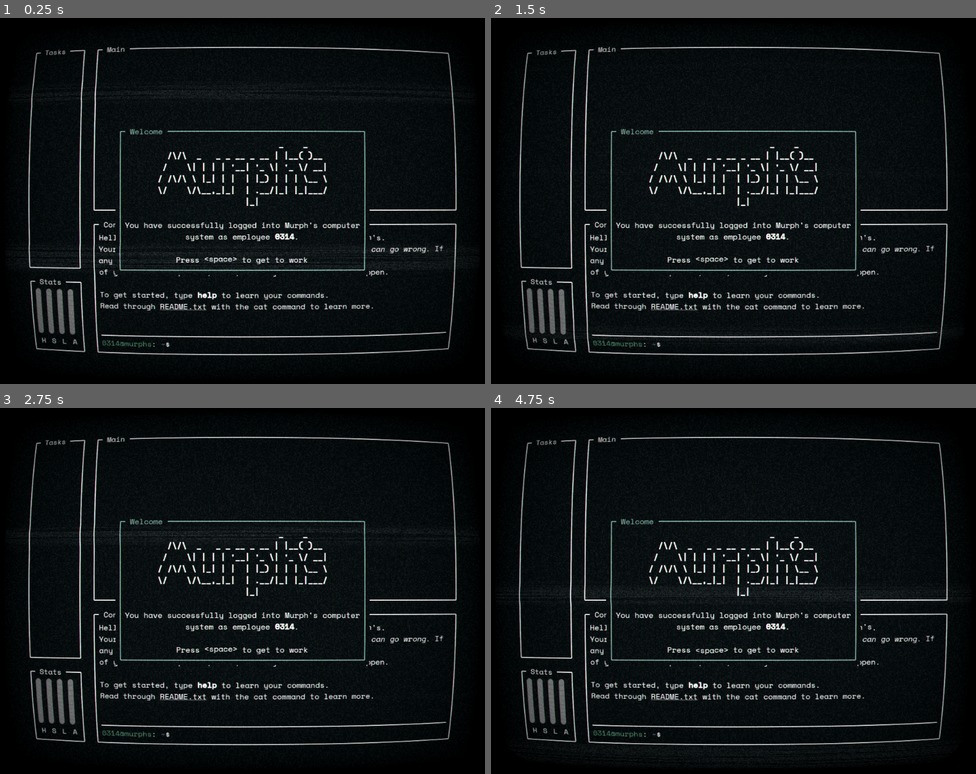
Above: before the commit, frames 1-4 (two rows, left to right).
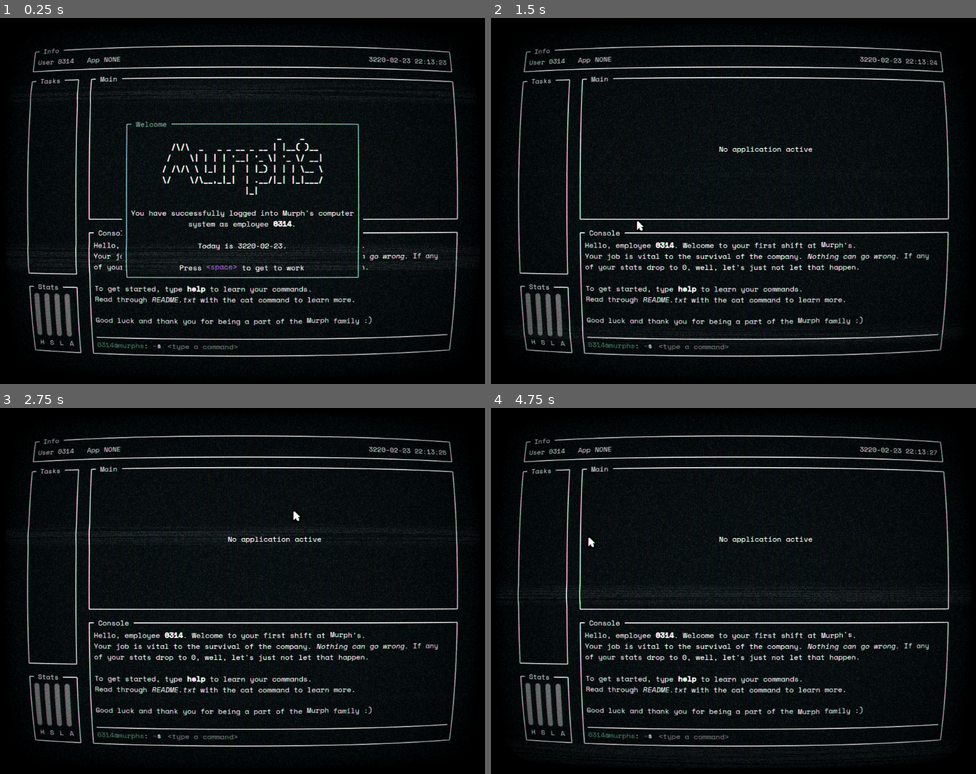
Above: after the commit, the same moments.

Repository: Quantumplatr/murphs
Game: Godot game, scene res://scenes/terminal/terminal.tscn
Two runs of this game, one before a commit and one after it. Both use one fixed random seed, a clock stepped at 60 frames per second and the inputs below.
Inputs (mouse positions are in pixels of both pictures, inside the frame that each line leads up to):
- Up to frame 1 (0.25 s): no input
- Up to frame 2 (1.5 s): tap Enter (ui_accept) at 0.5, 0.6, 0.77, 1.07, 1.35 s; move the mouse to (840, 182) at 0.52 s; hold Up (ui_up) 0.53-1.28 s; click (840, 182) at 0.67 s; move the mouse to (636, 219) at 1.27 s; hold Down (ui_down) from 1.28 s (still down); click (636, 219) at 1.42 s
- Up to frame 3 (2.75 s): tap Enter (ui_accept) at 1.52, 1.82, 2.1 s; move the mouse to (291, 510) at 2.02 s; release Down (ui_down) at 2.03 s; hold Up (ui_up) from 2.03 s (still down); click (291, 510) at 2.17 s
- Up to frame 4 (4.75 s): move the mouse to (709, 664) at 2.77 s; tap Enter (ui_accept) at 2.85, 3.02, 3.32, 3.6, 3.77, 4.07, 4.35, 4.52 s; click (709, 664) at 2.92 s; move the mouse to (879, 645) at 3.52 s; release Up (ui_up) at 3.53 s; hold Down (ui_down) from 3.53 s (still down); click (879, 645) at 3.67 s; move the mouse to (588, 536) at 4.27 s; click (588, 536) at 4.42 s

The runs differ from the first frame. In frame 1, 14% of the frame differs, in the area x 5-95%, y 7-93%; in frame 2, 13%; in frame 3, 13%; in frame 4, 13%.

Commit message:
feat: cursor; styling; start of the puzzle

Diff:
--- /dev/null
+++ b/autoloads/applications.gd
@@ -0,0 +1,3 @@
+extends Node
+
+enum APPS { SETTINGS }
--- a/autoloads/constants.gd
+++ b/autoloads/constants.gd
@@ -1,3 +1,14 @@
 extends Node
 
 @export var MAIN_BG_COLOR: Color = Color(0.038, 0.076, 0.086)
+
+@export var ERROR_COLOR: Color = Color.LIGHT_CORAL
+
+@export var HELP_COLOR: Color = Color.PURPLE
+@export var DIR_COLOR: Color = Color.STEEL_BLUE
+@export var USER_COLOR: Color = Color.MEDIUM_SEA_GREEN
+
+@export var PRINT_TIME: float = 0.03
+
+@export var ENCRYPTED_COLOR := Color.GOLDENROD
+@export var DECRYPTED_COLOR := Color.LIGHT_CORAL
--- /dev/null
+++ b/autoloads/encryption.gd
@@ -0,0 +1,35 @@
+extends Node
+
+enum Levels { BASIC, ADMIN, VULGAR }
+const Passwords = {
+	"BRKYZGMJM": Levels.BASIC,
+	"n0thingC@nG0Wr0ng!": Levels.ADMIN,
+	"cuss": Levels.VULGAR,
+}
+const labels = {
+	Levels.BASIC: "Basic",
+	Levels.ADMIN: "Admin",
+	Levels.VULGAR: "Vulgar",
+}
+
+var unlocked := {
+	Levels.BASIC: false,
+	Levels.ADMIN: false,
+	Levels.VULGAR: false,
+}
+
+func unlock(input: String) -> String:
+	# Check if correct
+	if input not in Encryption.Passwords.keys():
+		return "Invalid password.\nUsage: sudo [PASSWORD]\nExample: sudo good_password\n"
+
+	# Get priviledge level
+	var level: Levels = Passwords[input]
+	var label: String = labels[level]
+
+	# Check if already unlocked
+	if unlocked[level]:
+		return "[b]%s[/b] encryption is [i]already[/i] decrypted.\n" % [label]
+	else:
+		unlocked[level] = true
+		return "[b]%s[/b] encryption has been decrypted.\n" % [label]
--- a/effects/text/rich_text_encrypted.gd
+++ b/effects/text/rich_text_encrypted.gd
@@ -19,11 +19,16 @@
 	return TextServerManager.get_primary_interface()
 
 func _process_custom_fx(char_fx: CharFXTransform):
-	var decrypted = false
+	var level = char_fx.env.get("level", Encryption.Levels.BASIC)
+	var speed = char_fx.env.get("speed", 10)
+
+	# Check decryption
+	var decrypted = Encryption.unlocked[level as Encryption.Levels]
+	char_fx.color = Constants.ENCRYPTED_COLOR if decrypted else Constants.DECRYPTED_COLOR
 	if decrypted:
-		char_fx.color = Color.GREEN
 		return true
-	var speed = char_fx.env.get("speed", 10)
+
+	# Randomize character
 	var seed: int = floor(char_fx.elapsed_time * speed) # Get seed based on time
 	var rand: int = int(hash(seed * (char_fx.relative_index + 1))) # Use relative index to get random
 	var index: int = abs(rand % len(ENCRYPTION_CHARS)) # Turn into valid index
--- a/project.godot
+++ b/project.godot
@@ -18,11 +18,12 @@
 [autoload]
 
 Constants="*res://autoloads/constants.tscn"
+Encryption="*res://autoloads/encryption.gd"
 
 [display]
 
-window/size/viewport_width=1024
-window/size/viewport_height=768
+window/size/viewport_width=1080
+window/size/viewport_height=810
 
 [editor]
 
--- /dev/null
+++ b/scenes/terminal/cursor/cursor.gd
@@ -0,0 +1,15 @@
+extends Sprite2D
+
+
+# Called when the node enters the scene tree for the first time.
+func _ready() -> void:
+	Input.set_mouse_mode(Input.MOUSE_MODE_CONFINED_HIDDEN)
+
+
+# Called every frame. 'delta' is the elapsed time since the previous frame.
+func _process(delta: float) -> void:
+	pass
+
+func _input(event: InputEvent) -> void:
+	if event is InputEventMouse:
+		global_position = get_global_mouse_position()
--- /dev/null
+++ b/scenes/terminal/cursor/cursor.tscn
@@ -0,0 +1,16 @@
+[gd_scene load_steps=4 format=3 uid="uid://dth7ij0slapvm"]
+
+[ext_resource type="Texture2D" uid="uid://ciw3er0vmug6s" path="res://assets/ui/cursor/cursor_tilemap.png" id="1_gkq2e"]
+[ext_resource type="Script" path="res://scenes/terminal/cursor/cursor.gd" id="2_kaeh7"]
+
+[sub_resource type="AtlasTexture" id="AtlasTexture_j03hj"]
+atlas = ExtResource("1_gkq2e")
+region = Rect2(96, 16, 16, 16)
+
+[node name="Cursor" type="Sprite2D"]
+texture_filter = 1
+position = Vector2(0, 1)
+scale = Vector2(2, 2)
+texture = SubResource("AtlasTexture_j03hj")
+centered = false
+script = ExtResource("2_kaeh7")
--- /dev/null
+++ b/scenes/terminal/modals/welcome_modal.gd
@@ -0,0 +1,5 @@
+extends CenterContainer
+
+func _input(event: InputEvent) -> void:
+	if event.is_action("ui_accept") and event.is_pressed():
+		queue_free()
--- /dev/null
+++ b/scenes/terminal/modals/welcome_modal.tscn
@@ -0,0 +1,39 @@
+[gd_scene load_steps=3 format=3 uid="uid://dg55p6cf1hale"]
+
+[ext_resource type="PackedScene" uid="uid://2qyjmergbweq" path="res://scenes/terminal/windows/window.tscn" id="1_4wv1w"]
+[ext_resource type="Script" path="res://scenes/terminal/modals/welcome_modal.gd" id="1_jixnd"]
+
+[node name="WelcomeModal" type="CenterContainer"]
+anchors_preset = 15
+anchor_right = 1.0
+anchor_bottom = 1.0
+grow_horizontal = 2
+grow_vertical = 2
+script = ExtResource("1_jixnd")
+
+[node name="Window" parent="." instance=ExtResource("1_4wv1w")]
+custom_minimum_size = Vector2(129, 60)
+layout_mode = 2
+title = "Welcome"
+color = Color(0.407332, 0.742735, 0.657785, 1)
+show_background = true
+
+[node name="Label" type="RichTextLabel" parent="Window"]
+layout_mode = 2
+bbcode_enabled = true
+text = "[center][b]                     _    _
+ /\\/\\  _   _ _ __ _ __ | |__( )__
+ /    \\| | | | '__| '_ \\| '_ \\/ __|
+/ /\\/\\ \\ |_| | |  | |_) | | | \\__ \\
+\\/    \\/\\__,_|_|  | .__/|_| |_|___/
+    |_|
+[/b]
+You have successfully logged into Murph's computer
+system as employee [b]0314[/b].
+
+Today is 3220-02-23.
+
+Press [wave][color=purple]<space>[/color][/wave] to get to work
+[/center]"
+fit_content = true
+autowrap_mode = 0
--- /dev/null
+++ b/scenes/terminal/terminal.gd
@@ -0,0 +1,16 @@
+extends Control
+
+@onready var key_press_audio: AudioStreamPlayer = $KeyPressAudio
+
+# Called when the node enters the scene tree for the first time.
+func _ready() -> void:
+	pass # Replace with function body.
+
+
+# Called every frame. 'delta' is the elapsed time since the previous frame.
+func _process(delta: float) -> void:
+	pass
+
+func _input(event: InputEvent) -> void:
+	if event is InputEventKey and event.is_pressed():
+		key_press_audio.play()
--- a/scenes/terminal/terminal.tscn
+++ b/scenes/terminal/terminal.tscn
@@ -1,9 +1,15 @@
-[gd_scene load_steps=6 format=3 uid="uid://d0mvvxq3dr5bc"]
+[gd_scene load_steps=13 format=3 uid="uid://d0mvvxq3dr5bc"]
 
 [ext_resource type="PackedScene" uid="uid://buk5cqlpcfcri" path="res://scenes/terminal/windows/graphs/graphs.tscn" id="1_dq6hx"]
 [ext_resource type="Shader" path="res://effects/shaders/crt.gdshader" id="1_n50xl"]
 [ext_resource type="PackedScene" uid="uid://2qyjmergbweq" path="res://scenes/terminal/windows/window.tscn" id="1_qftun"]
+[ext_resource type="Script" path="res://scenes/terminal/terminal.gd" id="1_qj1a8"]
+[ext_resource type="PackedScene" uid="uid://cnqnv5513nhmo" path="res://scenes/terminal/windows/info/date_lbl.tscn" id="3_hbr8k"]
 [ext_resource type="PackedScene" uid="uid://bmy3kpxcpunip" path="res://scenes/terminal/windows/console/console.tscn" id="3_yxkve"]
+[ext_resource type="AudioStream" uid="uid://dkkoxxsxds238" path="res://assets/audio/sfx/non_loop/buttons/InOut Button A.wav" id="5_il4ub"]
+[ext_resource type="PackedScene" uid="uid://dg55p6cf1hale" path="res://scenes/terminal/modals/welcome_modal.tscn" id="5_srkax"]
+[ext_resource type="AudioStream" uid="uid://ylrr5yfjpkle" path="res://assets/audio/sfx/non_loop/buttons/InOut Button B.wav" id="6_efs17"]
+[ext_resource type="PackedScene" uid="uid://dth7ij0slapvm" path="res://scenes/terminal/cursor/cursor.tscn" id="6_k0bhq"]
 
 [sub_resource type="ShaderMaterial" id="ShaderMaterial_c74id"]
 shader = ExtResource("1_n50xl")
@@ -21,13 +27,21 @@
 shader_parameter/noise_opacity = 0.1
 shader_parameter/noise_speed = 5.0
 shader_parameter/static_noise_intensity = 0.06
-shader_parameter/aberration = 0.00400005
+shader_parameter/aberration = 0.00500005
 shader_parameter/brightness = 1.4
 shader_parameter/discolor = true
 shader_parameter/warp_amount = 0.5
 shader_parameter/clip_warp = false
 shader_parameter/vignette_intensity = 0.4
 shader_parameter/vignette_opacity = 0.5
+
+[sub_resource type="AudioStreamRandomizer" id="AudioStreamRandomizer_1p0pg"]
+playback_mode = 1
+random_pitch = 1.2
+random_volume_offset_db = 2.0
+streams_count = 2
+stream_0/stream = ExtResource("5_il4ub")
+stream_1/stream = ExtResource("6_efs17")
 
 [node name="Terminal" type="Control"]
 layout_mode = 3
@@ -36,6 +50,7 @@
 anchor_bottom = 1.0
 grow_horizontal = 2
 grow_vertical = 2
+script = ExtResource("1_qj1a8")
 
 [node name="Bg" type="ColorRect" parent="."]
 layout_mode = 1
@@ -59,42 +74,66 @@
 theme_override_constants/margin_right = 50
 theme_override_constants/margin_bottom = 50
 
-[node name="Columns" type="HBoxContainer" parent="Main"]
+[node name="StatusAndMain" type="VBoxContainer" parent="Main"]
+layout_mode = 2
+
+[node name="InfoWin" parent="Main/StatusAndMain" instance=ExtResource("1_qftun")]
+custom_minimum_size = Vector2(100, 60)
+layout_mode = 2
+title = "Info"
+
+[node name="InfoCols" type="HBoxContainer" parent="Main/StatusAndMain/InfoWin"]
+layout_mode = 2
+theme_override_constants/separation = 30
+
+[node name="UserLbl" type="Label" parent="Main/StatusAndMain/InfoWin/InfoCols"]
+layout_mode = 2
+text = "User 0314"
+
+[node name="AppLbl" type="Label" parent="Main/StatusAndMain/InfoWin/InfoCols"]
+layout_mode = 2
+text = "App NONE"
+
+[node name="DateLbl" parent="Main/StatusAndMain/InfoWin/InfoCols" instance=ExtResource("3_hbr8k")]
+layout_mode = 2
+
+[node name="Columns" type="HBoxContainer" parent="Main/StatusAndMain"]
+layout_mode = 2
+size_flags_vertical = 3
+theme_override_constants/separation = 10
+
+[node name="Left" type="VBoxContainer" parent="Main/StatusAndMain/Columns"]
 layout_mode = 2
 theme_override_constants/separation = 10
 
-[node name="Left" type="VBoxContainer" parent="Main/Columns"]
-layout_mode = 2
-theme_override_constants/separation = 10
-
-[node name="TasksWin" parent="Main/Columns/Left" instance=ExtResource("1_qftun")]
+[node name="TasksWin" parent="Main/StatusAndMain/Columns/Left" instance=ExtResource("1_qftun")]
 custom_minimum_size = Vector2(109, 60)
 layout_mode = 2
 size_flags_vertical = 3
 title = "Tasks"
 bg_color = Color(0.1, 0.1, 0.1, 1)
 
-[node name="Tasks" type="ScrollContainer" parent="Main/Columns/Left/TasksWin"]
+[node name="Tasks" type="ScrollContainer" parent="Main/StatusAndMain/Columns/Left/TasksWin"]
 layout_mode = 2
 
-[node name="List" type="VBoxContainer" parent="Main/Columns/Left/TasksWin/Tasks"]
+[node name="List" type="VBoxContainer" parent="Main/StatusAndMain/Columns/Left/TasksWin/Tasks"]
 layout_mode = 2
 
-[node name="GraphsWin" parent="Main/Columns/Left" instance=ExtResource("1_qftun")]
+[node name="GraphsWin" parent="Main/StatusAndMain/Columns/Left" instance=ExtResource("1_qftun")]
 custom_minimum_size = Vector2(109, 60)
 layout_mode = 2
 title = "Stats"
 bg_color = Color(0.1, 0.1, 0.1, 1)
 
-[node name="Graphs" parent="Main/Columns/Left/GraphsWin" instance=ExtResource("1_dq6hx")]
+[node name="Graphs" parent="Main/StatusAndMain/Columns/Left/GraphsWin" instance=ExtResource("1_dq6hx")]
 layout_mode = 2
 
-[node name="Right" type="VBoxContainer" parent="Main/Columns"]
+[node name="Right" type="VBoxContainer" parent="Main/StatusAndMain/Columns"]
 layout_mode = 2
 size_flags_horizontal = 3
 theme_override_constants/separation = 10
 
-[node name="MainWin" parent="Main/Columns/Right" instance=ExtResource("1_qftun")]
+[node name="MainWin" parent="Main/StatusAndMain/Columns/Right" instance=ExtResource("1_qftun")]
 custom_minimum_size = Vector2(100, 60)
 layout_mode = 2
 size_flags_vertical = 3
@@ -102,14 +141,14 @@
 title = "Main"
 bg_color = Color(0.1, 0.1, 0.1, 1)
 
-[node name="CenterContainer" type="CenterContainer" parent="Main/Columns/Right/MainWin"]
+[node name="CenterContainer" type="CenterContainer" parent="Main/StatusAndMain/Columns/Right/MainWin"]
 layout_mode = 2
 
-[node name="Label" type="Label" parent="Main/Columns/Right/MainWin/CenterContainer"]
+[node name="Label" type="Label" parent="Main/StatusAndMain/Columns/Right/MainWin/CenterContainer"]
 layout_mode = 2
 text = "No application active"
 
-[node name="ConsoleWin" parent="Main/Columns/Right" instance=ExtResource("1_qftun")]
+[node name="ConsoleWin" parent="Main/StatusAndMain/Columns/Right" instance=ExtResource("1_qftun")]
 custom_minimum_size = Vector2(129, 60)
 layout_mode = 2
 size_flags_vertical = 3
@@ -117,41 +156,22 @@
 title = "Console"
 bg_color = Color(0.1, 0.1, 0.1, 1)
 
-[node name="Console" parent="Main/Columns/Right/ConsoleWin" instance=ExtResource("3_yxkve")]
+[node name="Console" parent="Main/StatusAndMain/Columns/Right/ConsoleWin" instance=ExtResource("3_yxkve")]
 layout_mode = 2
 
-[node name="Modals" type="CenterContainer" parent="."]
+[node name="Modals" type="Control" parent="."]
 layout_mode = 1
 anchors_preset = 15
 anchor_right = 1.0
 anchor_bottom = 1.0
 grow_horizontal = 2
 grow_vertical = 2
+mouse_filter = 2
 
-[node name="Window" parent="Modals" instance=ExtResource("1_qftun")]
-custom_minimum_size = Vector2(129, 60)
-layout_mode = 2
-title = "Welcome"
-color = Color(0.407332, 0.742735, 0.657785, 1)
-show_background = true
+[node name="WelcomeModal" parent="Modals" instance=ExtResource("5_srkax")]
+layout_mode = 1
 
-[node name="Label" type="RichTextLabel" parent="Modals/Window"]
-layout_mode = 2
-bbcode_enabled = true
-text = "[center][b]                     _    _
- /\\/\\  _   _ _ __ _ __ | |__( )__
- /    \\| | | | '__| '_ \\| '_ \\/ __|
-/ /\\/\\ \\ |_| | |  | |_) | | | \\__ \\
-\\/    \\/\\__,_|_|  | .__/|_| |_|___/
-    |_|
-[/b]
-You have successfully logged into Murph's computer
-system as employee [b]0314[/b].
-
-Press [wave]<space>[/wave] to get to work
-[/center]"
-fit_content = true
-autowrap_mode = 0
+[node name="Cursor" parent="." instance=ExtResource("6_k0bhq")]
 
 [node name="CRT" type="ColorRect" parent="."]
 material = SubResource("ShaderMaterial_c74id")
@@ -163,3 +183,8 @@
 grow_vertical = 2
 mouse_filter = 2
 color = Color(0.0377702, 0.0759321, 0.0861049, 1)
+
+[node name="KeyPressAudio" type="AudioStreamPlayer" parent="."]
+stream = SubResource("AudioStreamRandomizer_1p0pg")
+volume_db = -15.0
+max_polyphony = 4
--- a/scenes/terminal/windows/console/console.gd
+++ b/scenes/terminal/windows/console/console.gd
@@ -12,6 +12,8 @@
 
 var history: Array[String] = []
 var history_index: int = -1
+
+var running: bool = false
 
 class Command:
 	var function: Callable
@@ -29,6 +31,8 @@
 	"history": Command.new(show_history, "Displays command history"),
 	"ls": Command.new(ls, "Lists information about the files in the current directory"),
 	"pwd": Command.new(pwd, "Output current directory to console"),
+	"quit": Command.new(quit, "Quit your job (close the game)"),
+	"sudo": Command.new(sudo, "Decrypt encrypted secrets using a password"),
 	"welcome": Command.new(welcome, "Display the welcome text seen upon startup"),
 	"whoami": Command.new(whoami, "Shows the logged in user"),
 }
@@ -39,15 +43,30 @@
 	update_prompt()
 	display.append_text(welcome())
 
-# Called every frame. 'delta' is the elapsed time since the previous frame.
-func _process(delta: float) -> void:
-	pass
-
 func _on_input_text_submitted(new_text: String) -> void:
+	# Don't run two at once
+	if running:
+		return
+	running = true
+
+	input.text = "" # Clear input
 	display.append_text(prompt()) # Prompt w/ formatting
 	display.add_text(new_text + "\n") # User input w/ no formatting
-	display.append_text(run(new_text)) # Result w/ formatting
-	input.text = "" # Clear input
+
+	# Result w/ formatting
+	# One line at a time
+	var output := run(new_text)
+	var lines := output.split("\n")
+	for i in len(lines):
+		var line := lines[i]
+		await get_tree().create_timer(Constants.PRINT_TIME).timeout
+		display.append_text("%s" % line)
+		# If not last line, add new line
+		if i < len(lines) - 1:
+			display.add_text("\n")
+
+	# Done running
+	running = false
 
 func _on_input_gui_input(event: InputEvent) -> void:
 	if event.is_action_pressed("ui_up"):
@@ -135,48 +154,61 @@
 	update_prompt()
 	return ""
 
-func clear() -> String:
+func clear(input: String = "") -> String:
 	display.clear()
 	return ""
 
-func help() -> String:
+func help(input: String = "") -> String:
 	var str: String = "Available commands:\n"
 	var keys: Array = commands.keys()
 	keys.sort()
 	for key in keys:
 		var command: Command = commands[key]
-		str += " - [color=pink]%s[/color]:\t%s\n" % [key, command.help]
+		str += " - [color=purple]%s[/color]:\t%s\n" % [key, command.help]
 	return str
 
-func ls() -> String:
+func ls(input: String = "") -> String:
 	var str: String = ""
 	var directories = dir.get_directories()
 	var files = dir.get_files()
 	for directory in directories:
 		if directory.begins_with("_"):
-			directory = "[encrypted]%s[/encrypted]" % directory
+			var level = Encryption.Levels.ADMIN if directory.begins_with("__") else Encryption.Levels.BASIC
+			directory = "[encrypted level=%d]%s[/encrypted]" % [level, directory]
 		str += "[color=steel_blue]%s[/color]/ " % directory
 	for file in files:
 		if file.begins_with("_"):
 			var file_parts = file.split(".")
-			file = "[encrypted]%s[/encrypted].%s" % [file_parts[0], file_parts[1]]
-		str += "[u]%s[/u] " % file
+			var level = Encryption.Levels.ADMIN if file.begins_with("__") else Encryption.Levels.BASIC
+			file = "[encrypted level=%d]%s[/encrypted].%s" % [level, file_parts[0], file_parts[1]]
+		str += "[i]%s[/i] " % file
 	return str + "\n"
 
-func pwd() -> String:
+func pwd(input: String = "") -> String:
 	return "[color=steel_blue]%s[/color]\n" % dir.get_current_dir().replace(HOME, "~")
 
-func show_history() -> String:
+func quit(input: String = "") -> String:
+	# TODO: save?
+	get_tree().quit()
+	return ""
+
+func sudo(input: String = "") -> String:
+	input = input.strip_edges()
+	return Encryption.unlock(input)
+
+func show_history(input: String = "") -> String:
 	return "\n".join(history) + "\n"
 
-func welcome() -> String:
+func welcome(input: String = "") -> String:
 	return """Hello, employee [b]%s[/b]. Welcome to your first shift at [wave]Murph's[/wave].
 Your job is vital to the survival of the company. [i]Nothing can go wrong[/i]. If any
 of your stats drop to 0, well, let's just not let that happen.
 
 To get started, type [b]help[/b] to learn your commands.
-Read through [u]README.txt[/u] with the cat command to learn more.
+Read through [i]README.txt[/i] with the cat command to learn more.
+
+Good luck and thank you for being a part of the [wave]Murph[/wave] family :)
 """ % [user]
 
-func whoami() -> String:
+func whoami(input: String = "") -> String:
 	return "%s\n" % user
--- a/scenes/terminal/windows/console/console.tscn
+++ b/scenes/terminal/windows/console/console.tscn
@@ -36,6 +36,8 @@
 unique_name_in_owner = true
 layout_mode = 2
 size_flags_horizontal = 3
+placeholder_text = "<type a command>"
+caret_blink = true
 
 [connection signal="gui_input" from="Shell/Input" to="." method="_on_input_gui_input"]
 [connection signal="text_submitted" from="Shell/Input" to="." method="_on_input_text_submitted"]
--- /dev/null
+++ b/scenes/terminal/windows/info/date_lbl.gd
@@ -0,0 +1,8 @@
+extends Label
+
+func _process(delta: float) -> void:
+	var t = Time.get_time_dict_from_system()
+	var hour = ("0" if t.hour < 10 else "") + str(t.hour)
+	var minute = ("0" if t.minute < 10 else "") + str(t.minute)
+	var second = ("0" if t.second < 10 else "") + str(t.second)
+	text = "3220-02-23 %s:%s:%s" % [hour, minute, second]
--- /dev/null
+++ b/scenes/terminal/windows/info/date_lbl.tscn
@@ -0,0 +1,9 @@
+[gd_scene load_steps=2 format=3 uid="uid://cnqnv5513nhmo"]
+
+[ext_resource type="Script" path="res://scenes/terminal/windows/info/date_lbl.gd" id="1_apo6a"]
+
+[node name="DateLbl" type="Label"]
+size_flags_horizontal = 3
+text = "3220-02-23 00:00:00"
+horizontal_alignment = 2
+script = ExtResource("1_apo6a")
--- a/scenes/terminal/windows/window.tscn
+++ b/scenes/terminal/windows/window.tscn
@@ -3,6 +3,7 @@
 [ext_resource type="Script" path="res://scenes/terminal/windows/window.gd" id="1_k2ght"]
 
 [node name="Window" type="MarginContainer"]
+custom_minimum_size = Vector2(119, 60)
 offset_right = 69.0
 offset_bottom = 34.0
 theme_override_constants/margin_left = 20
Not shown, added: assets/audio/sfx/non_loop/buttons/InOut Button A.wav.import
Not shown, added: assets/audio/sfx/non_loop/buttons/InOut Button B.wav.import
Binary file added: assets/ui/cursor/cursor_tilemap.png
Not shown, added: assets/ui/cursor/cursor_tilemap.png.import
Not shown, changed: drive/README.txt
Not shown, added: drive/archive/data/partitions/SectionA.txt
Not shown, added: drive/archive/data/partitions/SectionH.txt
Not shown, added: drive/archive/data/partitions/SectionL.txt
Not shown, added: drive/archive/data/partitions/SectionS.txt
Not shown, added: drive/archive/data/partitions/__SectionI.txt
Not shown, added: drive/archive/logs/3141/59/26.txt
Not shown, added: drive/archive/logs/3215/05/23.txt
(and 14 more such lines)
